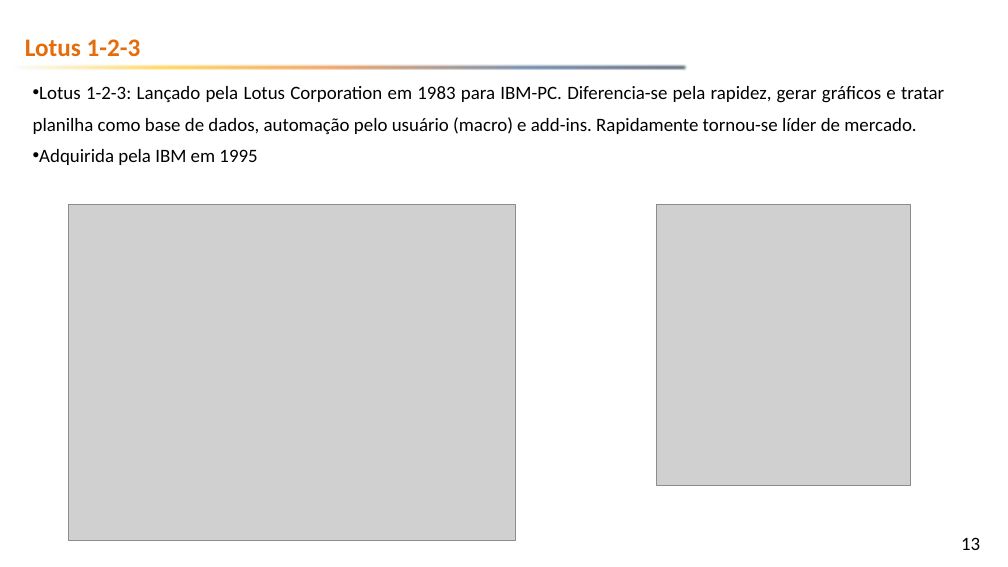
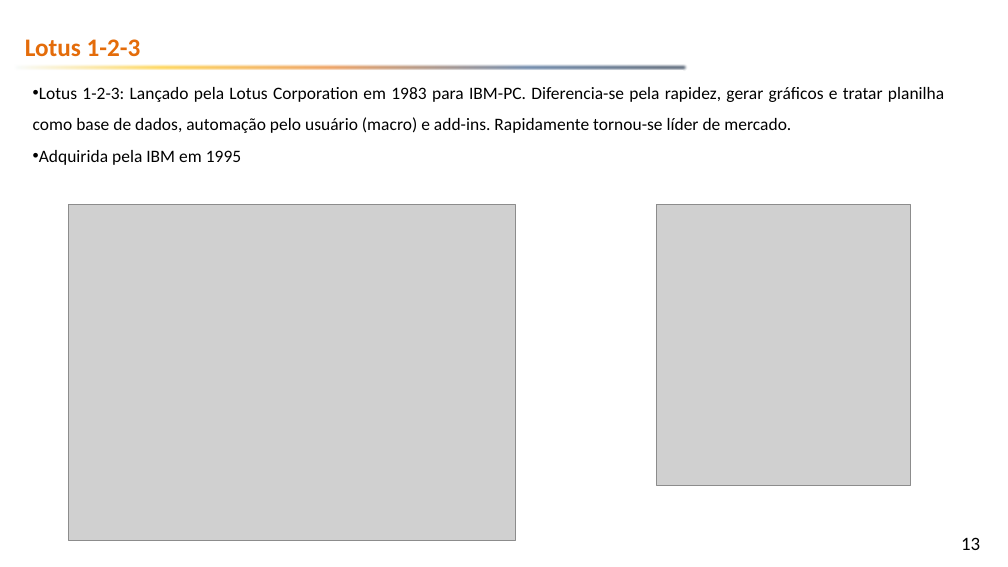
Before and after one commit to emerson-fenrir/Excel_Basico, a slide deck: slide 13 of Professor/Aula3.pptx. Drawn at 1008x567 pixels with LibreOffice and Linux fonts; fonts in the diff are those of the drawing; grey boxes stand for pictures; background and template pictures are left out. Boxes give left, top, right and bottom in pixels: in the first picture for what was removed or moved away, otherwise in the second. Text is boxed around its words. In the diff, an @@ line names an element or a change of style, - is before the commit and + after.

```diff
--- a/Professor/Aula3.pptx
+++ b/Professor/Aula3.pptx
@@ subtitle "Lotus 1-2-3: Lançado pela Lotus ..." at bbox=[33, 87, 944, 165]: size 18 to 16.6 pt; line spacing 1.4 to 1.5 @@
```
Also in this commit, not shown: 3 other slides changed, 2 slides added, 4 other files.
